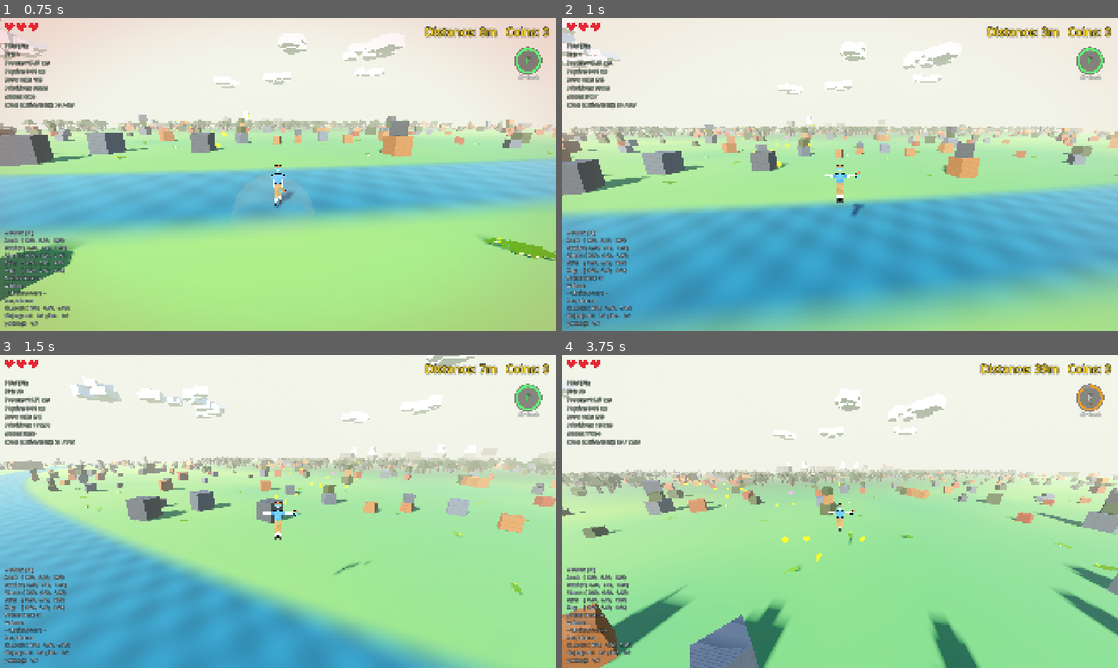
Above: before the commit, frames 1-4 (two rows, left to right).
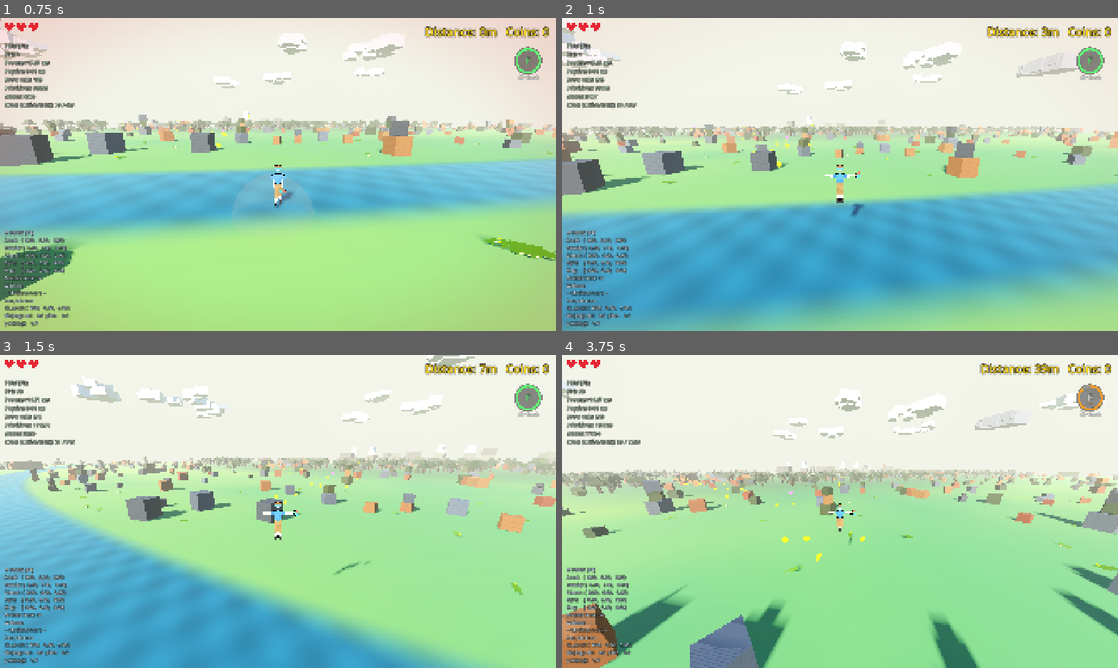
Above: after the commit, the same moments.

Repository: korjavin/godot-test1
Game: Godot game, scene res://scenes/main.tscn
Same seed, same stepped clock (60 frames per second), same inputs: the game is played once before the commit and once after it.
Inputs (mouse positions are in pixels of both pictures, inside the frame that each line leads up to):
- Up to frame 1 (0.75 s): tap Enter (ui_accept) at 0.5 s; move the mouse to (305, 174) at 0.52 s; hold W (move_forward) from 0.53 s (still down); hold Shift (run) from 0.53 s (still down)
- Up to frame 2 (1 s): keep holding W (move_forward); keep holding Shift (run); tap Space (jump) at 0.77 s
- Up to frame 3 (1.5 s): keep holding W (move_forward); tap Space (jump) at 1.07 s; move the mouse to (250, 511) at 1.27 s; release Shift (run) at 1.28 s; tap Ctrl (duck) at 1.35 s
- Up to frame 4 (3.75 s): keep holding W (move_forward); tap Space (jump) at 1.52, 1.82, 3.02, 3.32 s; tap Shift (run) at 1.55, 3.05 s; move the mouse to (851, 505) at 2.02 s; hold Shift (run) 2.03-2.78 s; move the mouse to (834, 517) at 2.77 s; tap F (special_ability) at 2.85 s; move the mouse to (878, 514) at 3.52 s; hold R (switch_character) from 3.53 s (still down)

Frame 1 is identical in both runs. In frame 2, 0.1% of the frame differs, in the area x 81-93%, y 14-20%; in frame 3, less than 0.1%; in frame 4, 0.3%, in the area x 41-97%, y 12-25%.

Commit message:
fix: address code review findings

Diff:
--- a/scripts/endless_terrain.gd
+++ b/scripts/endless_terrain.gd
@@ -2752,7 +2752,12 @@
 		if rng.randf() < CACTUS_ARM_CHANCE:
 			var arm_len := width * rng.randf_range(2.0, 3.0)
 			var arm_y := top_y * rng.randf_range(0.45, 0.7)
-			var arm_dir := Vector3(cos(yaw), 0.0, sin(yaw)) * (arm_len * 0.5 + width * 0.5)
+			# Push the arm out along its OWN long axis, which create_box orients with
+			# Basis(UP, yaw) — that maps local +X to (cos yaw, 0, -sin yaw). Writing
+			# the +sin form here rotates the offset the wrong way round, so the arm
+			# gets shoved sideways instead of outwards and floats detached from the
+			# trunk (worst at yaw = 45 deg, where the two are 90 deg apart).
+			var arm_dir := (Basis(Vector3.UP, yaw) * Vector3.RIGHT) * (arm_len * 0.5 + width * 0.5)
 			create_box(
 				Vector3(local_x, arm_y, local_z) + arm_dir,
 				Vector3(arm_len, width, width),
@@ -2969,13 +2974,29 @@
 	The mod(p, 289.0) wrap is not decoration: see the PRECISION note in the shader
 	(world X reaches kilometres and fp32 hashing collapses out there). It is kept
 	here so both copies tile at exactly the same place.
+
+	EVERY STEP RUNS THROUGH Vector2, AND THAT IS THE POINT. Vector2 stores `real_t`
+	= float32, so round-tripping a value through one is the only float32 cast
+	GDScript has — bare GDScript scalars are float64. This hash AMPLIFIES: `v`
+	reaches ~9.2e3 before the final fract, where an fp32 ULP is ~1e-3, so a
+	last-bit difference upstream comes out ~200x larger at the end. Computing any
+	step in float64 therefore does NOT give "the same answer, more precisely" — it
+	gives a different hash. Measured against a strict-fp32 model of the GLSL, the
+	old float64 version diverged by mean 3.1e-3 / max 1.0, with 8% of lattice
+	corners past RIVER_HALF_WIDTH (0.007) — i.e. ~20% of river area disagreed
+	between the blue band drawn and the wading zone felt, the exact failure this
+	contract exists to prevent. Every operation below is therefore fp32-on-fp32,
+	matching the GLSL bit-for-bit (verified over all 289x289 lattice corners).
+	Do not "simplify" any line back to scalar arithmetic.
 	"""
 	var q := Vector2(fposmod(p.x, 289.0), fposmod(p.y, 289.0))
-	q = Vector2(q.x * 0.1031, q.y * 0.1030)
+	q *= Vector2(0.1031, 0.1030)
 	q = Vector2(q.x - floorf(q.x), q.y - floorf(q.y))
-	var d := q.dot(Vector2(q.y + 33.33, q.x + 33.33))
-	q += Vector2(d, d)
-	var v := (q.x + q.y) * q.x
+	# Vector2.dot() is real_t (fp32) arithmetic — GLSL's dot(p, p.yx + 33.33).
+	q += Vector2.ONE * q.dot(Vector2(q.y, q.x) + Vector2(33.33, 33.33))
+	# Both halves of fract((p.x + p.y) * p.x) forced through fp32 rounding.
+	var v := Vector2(q.x + q.y, 0.0).x
+	v = Vector2(v * q.x, 0.0).x
 	return v - floorf(v)
 
 
@@ -3011,11 +3032,19 @@
 	SHADER-PARITY CONTRACT: mirrors `biome_noise` in ground.gdshader exactly (same
 	offset, same 1/BIOME_CELL_SIZE scale, same clamp). Edit both together.
 
-	ponytail: GDScript floats are doubles while GLSL runs fp32, so the two copies
-	can disagree in the last bits — the river band edge may sit a fraction of a
-	metre apart between the blue tint and the wading zone. Harmless (you are wading
-	the moment you look wet), and far cheaper than uploading a field texture or
-	reading anything back from the GPU.
+	GDScript floats are doubles while GLSL runs fp32, so _biome_hash2 goes to some
+	trouble to force every step through fp32 (see the note there — the naive
+	double version is NOT a harmless last-bit difference, it moves the waterline
+	by metres). With that done the two copies agree bit-for-bit on every lattice
+	corner, which is far cheaper than uploading a field texture or reading
+	anything back from the GPU.
+
+	ponytail: the residual risk is a driver that contracts the dot() into an FMA,
+	which would re-diverge (and could differ between desktop GL and mobile
+	WebGL2). Upgrade path if that ever shows up: hash the wrapped INTEGER lattice
+	indices with uint bit ops (GLSL ES 3.00 has them, GDScript ints are exact), so
+	there is no float precision left to match — it changes the field, so
+	RIVER_HALF_WIDTH would need re-tuning by eye.
 	"""
 	var p := Vector2(world_x, world_z) / BIOME_CELL_SIZE + biome_offset
 	return clampf(_biome_value_noise(p), 0.0, 1.0)
--- a/scripts/mobile_input.gd
+++ b/scripts/mobile_input.gd
@@ -450,14 +450,23 @@
 ## leaving motion permanently dead after the resume tap (the UI has no other
 ## re-enable path).
 func pause_game() -> void:
-	if get_tree().paused:
+	var tree := get_tree()
+	if tree.paused:
+		return
+	# Never pause over the Game Over screen — same rule as pause_controller's
+	# _toggle_pause(). The resume overlay lives inside TouchControls, which sits
+	# BELOW the full-rect GameOver panel in the HUD; a paused Control gets no GUI
+	# input but still blocks the PROCESS_MODE_ALWAYS one beneath it, so "Play
+	# Again" and the resume tap would BOTH be dead and only a page reload escapes.
+	var player := tree.get_first_node_in_group("player")
+	if player != null and bool(player.get("is_game_over")):
 		return
 	# Remember whether motion was running so the resume tap can restore it, then
 	# disable FIRST (releases every held action so nothing stays latched pressed
 	# through the pause) and freeze the whole tree.
 	_was_active_before_pause = active
 	disable()
-	get_tree().paused = true
+	tree.paused = true
 
 
 ## Unfreeze the tree after a focus-loss pause. Called by the touch UI's full-screen
--- a/scripts/player_controller.gd
+++ b/scripts/player_controller.gd
@@ -1676,6 +1676,12 @@
 	is_game_over = false
 	is_caught = false
 	is_respawning = false
+	# Ability cooldowns are NOT part of reset_position()'s wipe list, and
+	# _update_ability_timers() sits below the is_game_over early return in
+	# _physics_process — so they freeze the moment the run ends and would carry
+	# into the new one at full value (die right after a Stink Wave, hit Play
+	# Again, and F is refused for ~12 s with the HUD dial nearly full).
+	ability_cooldowns.fill(0.0)
 	# Drop any mid-blink i-frames and restore model visibility for the current
 	# view — blink state must never leak into a fresh run.
 	respawn_blink_timer = 0.0
@@ -2212,6 +2218,14 @@
 	"""Clear transient ability state on respawn (air boost, giant/small form)."""
 	windman_boost_timer = 0.0
 	_revert_teibi_to_normal()
+	# Sidestep is transient too: the caught/respawn/game-over branches all return
+	# BEFORE update_sidestep(), so a player caught mid-step would otherwise come
+	# back with is_stepping still true and slide sideways out of the spawn.
+	if is_stepping:
+		is_stepping = false
+		step_timer = 0.0
+		step_direction = 0.0
+		reset_sidestep_pose()
 
 
 func _revert_teibi_to_normal() -> void:
--- a/scripts/weather_manager.gd
+++ b/scripts/weather_manager.gd
@@ -350,7 +350,7 @@
 	if _clouds.is_empty():
 		for i in CLOUD_COUNT:
 			var cloud: Dictionary = _make_cloud()
-			_place_cloud_around(cloud, player_pos, false)
+			_place_cloud_around(cloud, player_pos, Vector3.ZERO)
 			_clouds.append(cloud)
 
 	_update_clouds(player_pos, elapsed)
@@ -623,19 +623,18 @@
 	}
 
 
-func _place_cloud_around(cloud: Dictionary, player_pos: Vector3, ahead_only: bool) -> void:
+func _place_cloud_around(cloud: Dictionary, player_pos: Vector3, rim_dir: Vector3) -> void:
 	## Position a cloud in the field disc around the player at a fresh altitude.
-	## Initial fill (`ahead_only = false`): anywhere in the disc, so the sky is
-	## populated in every direction from frame one. Recycling
-	## (`ahead_only = true`): only along the UPWIND edge — the cloud re-enters
-	## far away where the fog hides it and drifts back across the field, so the
-	## player never sees one pop in.
+	## Initial fill (`rim_dir == ZERO`): anywhere in the disc, so the sky is
+	## populated in every direction from frame one. Recycling (`rim_dir` = the
+	## flat unit direction to re-enter FROM): the cloud reappears on that rim, far
+	## away where the fog hides it, so the player never sees one pop in.
 	var pos: Vector3
-	if ahead_only:
-		# A point on the upwind semicircle rim: start FIELD_RADIUS upwind of the
-		# player, then swing up to ±90° around them so re-entries spread out.
+	if rim_dir != Vector3.ZERO:
+		# A point on that semicircle rim: start FIELD_RADIUS out along rim_dir,
+		# then swing up to ±90° around the player so re-entries spread out.
 		var angle: float = _rng.randf_range(-PI * 0.5, PI * 0.5)
-		pos = player_pos + (-WIND_DIR * FIELD_RADIUS).rotated(Vector3.UP, angle)
+		pos = player_pos + (rim_dir * FIELD_RADIUS).rotated(Vector3.UP, angle)
 	else:
 		# Uniform-ish point in the disc (sqrt for area-uniform radial density).
 		var angle: float = _rng.randf_range(0.0, TAU)
@@ -651,11 +650,19 @@
 	## MultiMesh.
 	for cloud in _clouds:
 		cloud["center"] += WIND_DIR * cloud["speed"] * elapsed
-		# "Behind" = along-wind offset from the player, projected onto WIND_DIR.
 		var to_cloud: Vector3 = cloud["center"] - player_pos
 		to_cloud.y = 0.0
-		if to_cloud.dot(WIND_DIR) > FIELD_RADIUS:
-			# Drifted past the downwind edge: re-roll shape + re-enter upwind.
+		# Recycle on leaving the disc in ANY direction, not just downwind. WIND_SPEED
+		# is 1.6 m/s and WIND_DIR is mostly +X, while the player runs +X at 5-10 (25
+		# during Air Rush) — so in practice clouds are left BEHIND, never overtaken.
+		# A downwind-only test therefore never fires: the whole field strands out of
+		# range within ~40 s and the sky is empty for the rest of the run, taking
+		# is_raining_at() (hence rain particles, the rain bed and both Windman rules)
+		# down with it.
+		if to_cloud.length() > FIELD_RADIUS:
+			# Re-enter on the rim OPPOSITE the side it left by, so a cloud dropped
+			# behind a sprinting player comes back in ahead of them.
+			var rim_dir := -to_cloud.normalized()
 			var fresh: Dictionary = _make_cloud()
 			cloud["boxes"] = fresh["boxes"]
 			cloud["speed"] = fresh["speed"]
@@ -663,7 +670,7 @@
 			cloud["brightness"] = fresh["brightness"]
 			cloud["is_storm"] = fresh["is_storm"]
 			cloud["radius"] = fresh["radius"]
-			_place_cloud_around(cloud, player_pos, true)
+			_place_cloud_around(cloud, player_pos, rim_dir)
 	_write_cloud_instances()
 
 
Not shown, changed: CLAUDE.md
